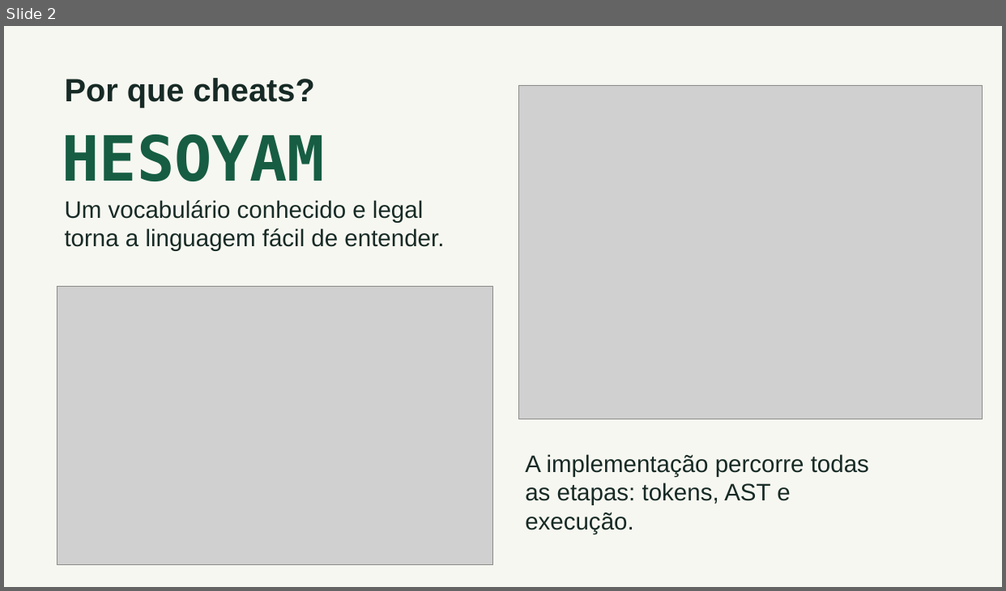
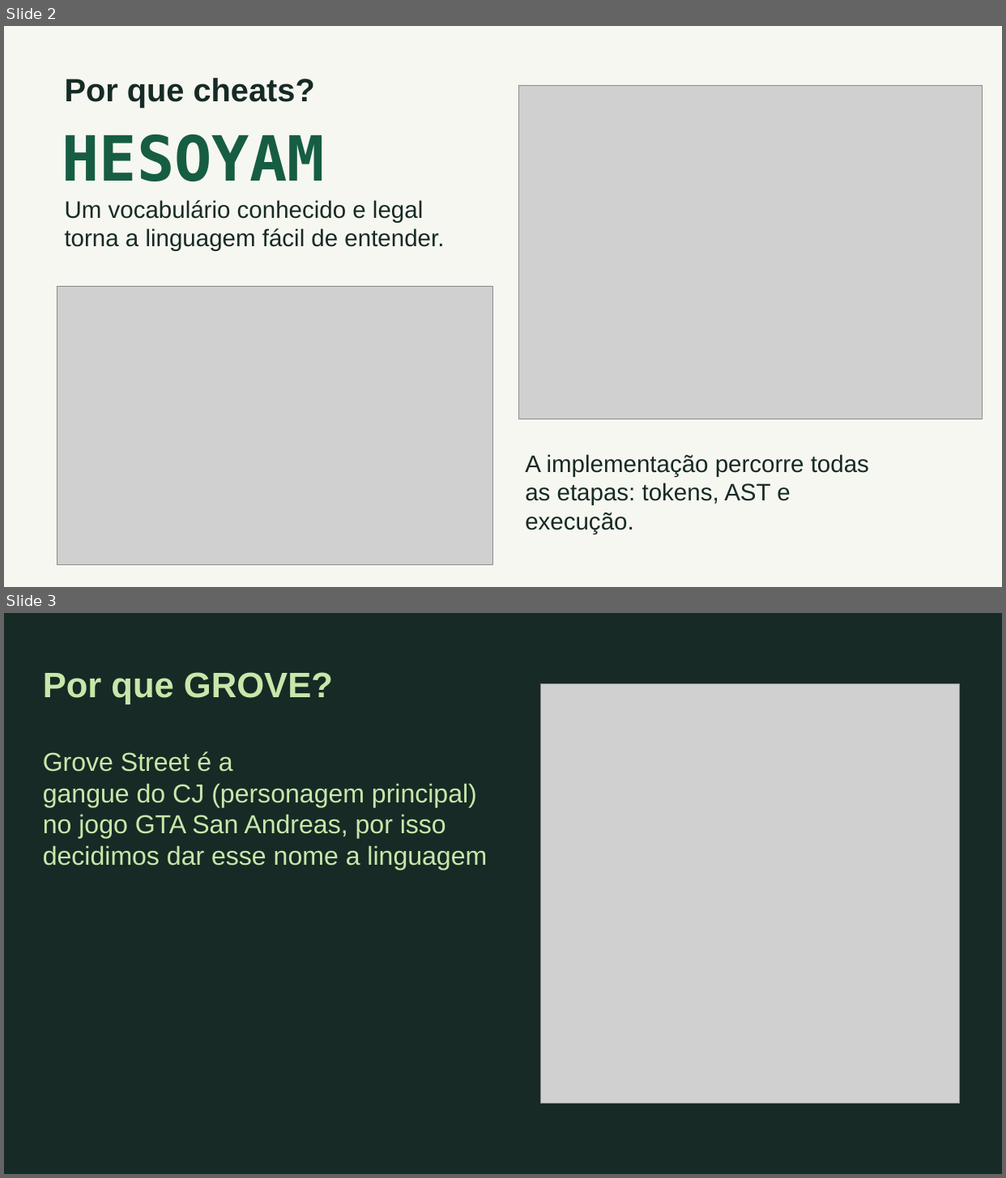
Before and after one commit to fernandomcrsilva/grove-language, a slide deck: docs/grove-compiladores.pptx. Shown one above the other, each under a label of ours: slide 2 before the commit, slides 2 and 3 after it. The pictures are 1006x591 and 1006x1178 pixels, drawn with LibreOffice and Linux fonts; fonts in the diff are those of the drawing; grey boxes stand for pictures. Boxes give left, top, right and bottom in pixels: in the first picture for what was removed or moved away, otherwise in the second. Text is boxed around its words. In the diff, an @@ line names an element or a change of style, - is before the commit and + after.

```diff
--- a/docs/grove-compiladores.pptx
+++ b/docs/grove-compiladores.pptx
@@ slide 3 added at box(4, 613, 1002, 1174), background #172A25 @@
@@ text added at box(43, 672, 333, 705), 34 pt, text #C7E7AA, bold @@
+Por que GROVE?
@@ picture added at box(541, 684, 960, 1103) @@
@@ text added at box(43, 752, 487, 870), 25 pt, text #C7E7AA @@
+Grove Street é a
+gangue do CJ (personagem principal)
+no jogo GTA San Andreas, por isso
+decidimos dar esse nome a linguagem
```
Also in this commit, not shown: 1 slide changed, 5 other slides added, 13 slides removed.
